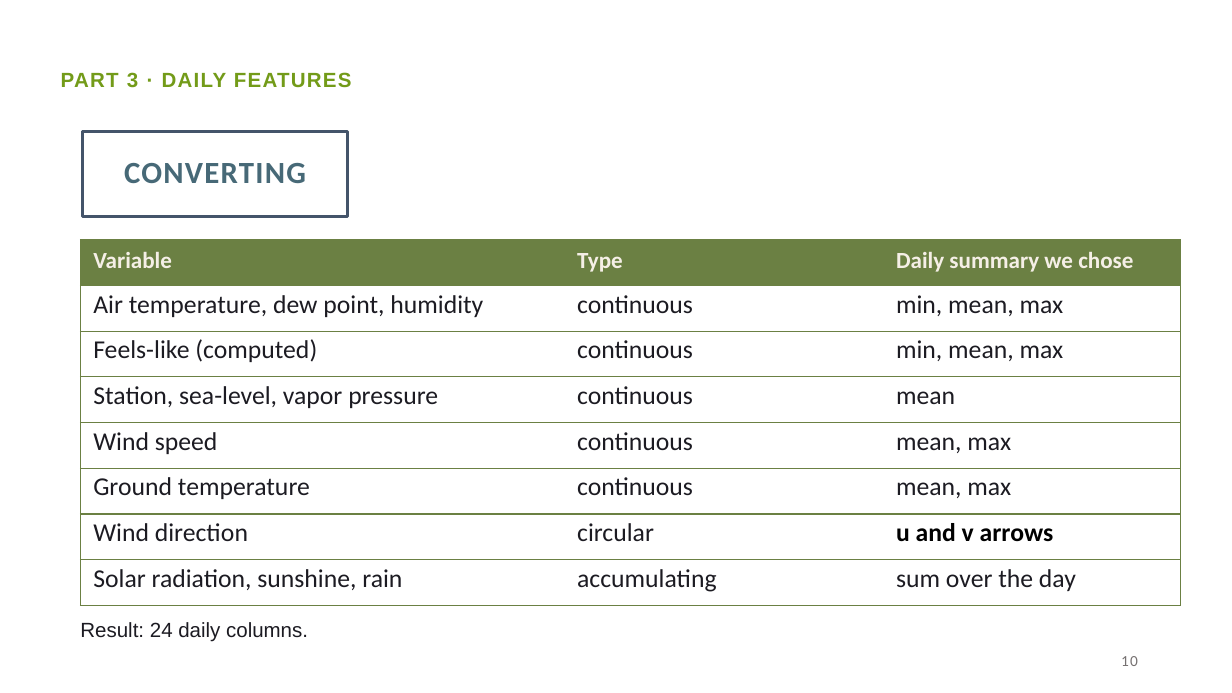
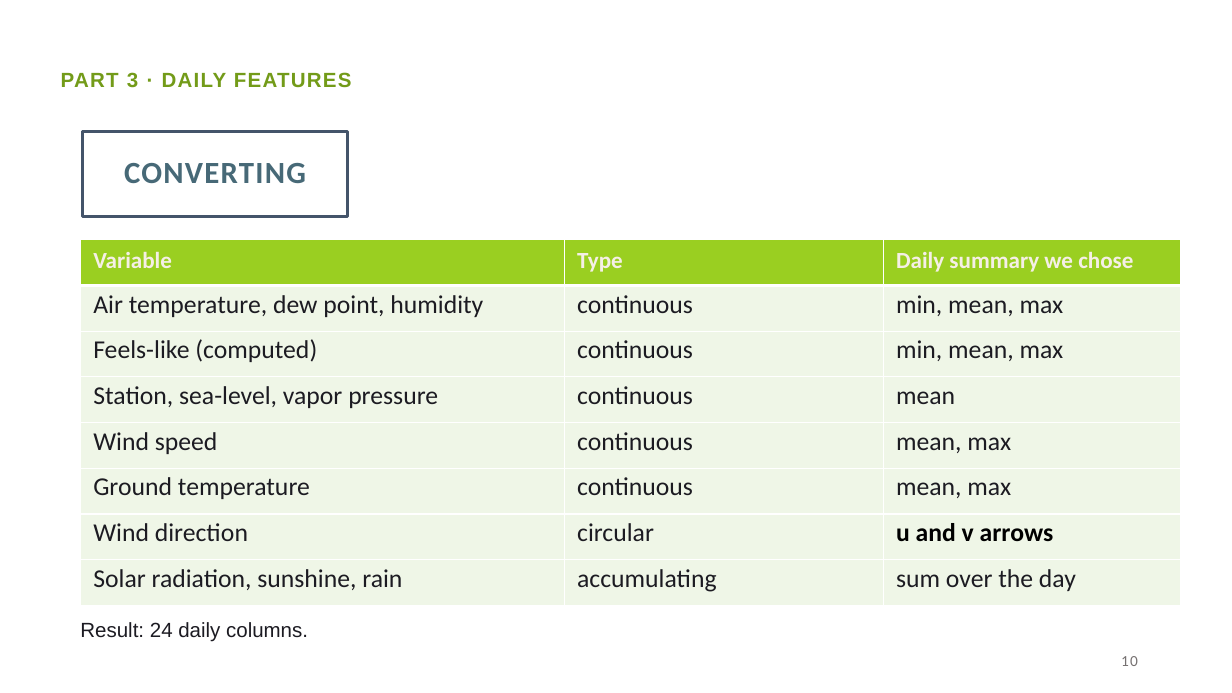
Before and after one commit to Tendor517/KNU_BigData, a slide deck: slide 10 of Predicting Heatwaves and.pptx. Drawn at 1232x693 pixels with LibreOffice and Linux fonts; fonts in the diff are those of the drawing. Boxes give left, top, right and bottom in pixels: in the first picture for what was removed or moved away, otherwise in the second. Text is boxed around its words. In the diff, an @@ line names an element or a change of style, - is before the commit and + after.

```diff
--- a/Predicting Heatwaves and.pptx
+++ b/Predicting Heatwaves and.pptx
@@ table at bbox=[80, 240, 1180, 606] @@
@@ fill #6B8043 to #9ACF21 in row 1 @@
@@ fill #FFFFFF to #EFF6E8 in 21 cells @@
@@ borders changed @@
```
Also in this commit, not shown: 5 other slides changed.
